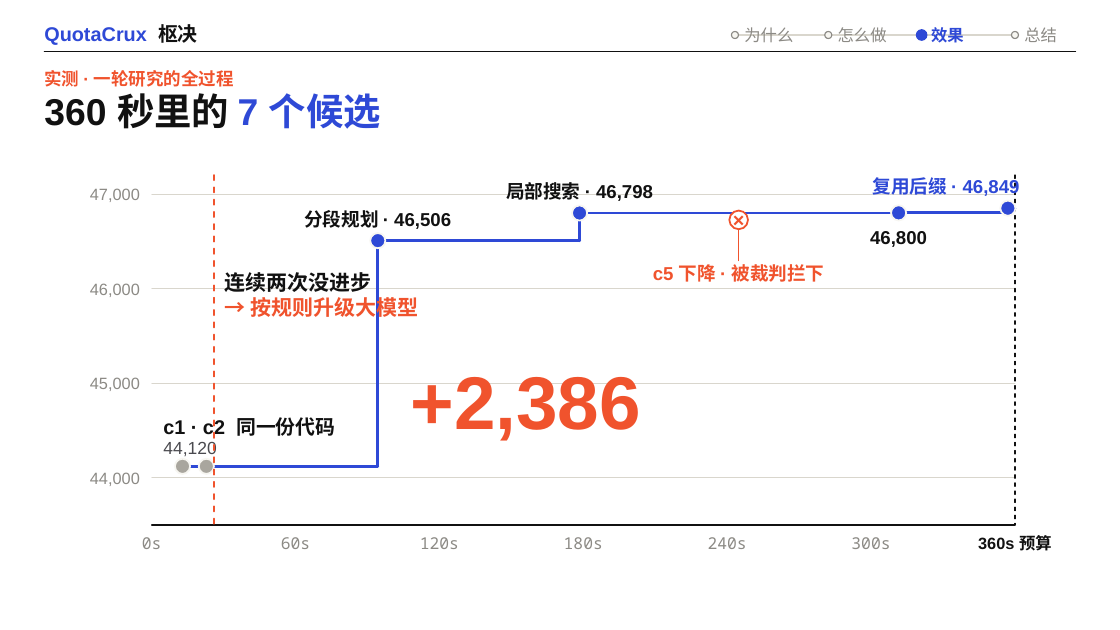
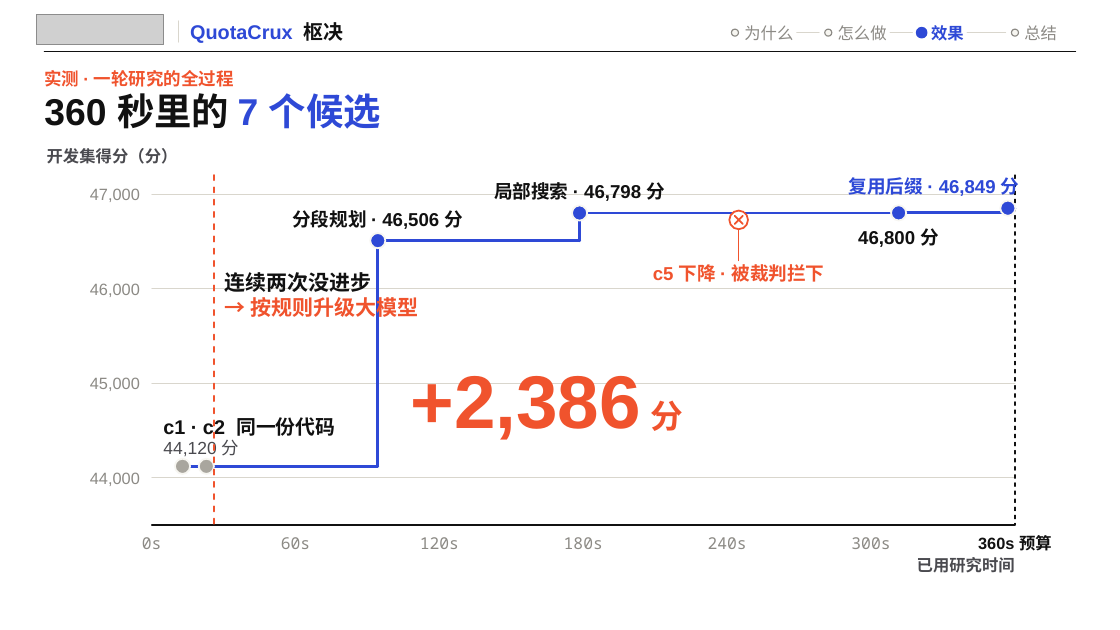
Before and after one commit to bohack-2026-hw/QuotaCrux, a slide deck: slide 14 of docs/presentation/QuotaCrux.pptx. Drawn at 1120x630 pixels with LibreOffice and Linux fonts; fonts in the diff are those of the drawing; grey boxes stand for pictures; background and template pictures are left out. Boxes give left, top, right and bottom in pixels: in the first picture for what was removed or moved away, otherwise in the second. Text is boxed around its words. In the diff, an @@ line names an element or a change of style, - is before the commit and + after.

Commit message:
deck: BoHack intro on the cover and lockup top-left on every slide; centred card text, units on every number, nav gaps, centred cross, no wraps

```diff
--- a/docs/presentation/QuotaCrux.pptx
+++ b/docs/presentation/QuotaCrux.pptx
@@ picture added at (x1=37, y1=14, x2=164, y2=45) @@
@@ line added from (178, 21) to (178, 42), #D9D6CD 1 pt @@
@@ text "QuotaCrux 枢决" moved from (x1=44, y1=24, x2=198, y2=45) to (x1=190, y1=22, x2=344, y2=43) @@
@@ line added from (797, 33) to (819, 33), #D9D6CD 1 pt @@
@@ line moved from (735, 35) - (1015, 35) to (891, 33) - (912, 33) @@
@@ line added from (967, 33) to (1006, 33), #D9D6CD 1 pt @@
@@ text added at (x1=47, y1=148, x2=178, y2=164), 14 pt, text #4A4A4F, bold @@
+开发集得分（分）
@@ text at (x1=494, y1=179, x2=665, y2=204): text changed @@
-局部搜索 · 46,798
+局部搜索 · 46,798 分
@@ text at (x1=849, y1=174, x2=1020, y2=196): text changed @@
-复用后缀 · 46,849
+复用后缀 · 46,849 分
@@ text at (x1=292, y1=210, x2=464, y2=229): text changed @@
-分段规划 · 46,506
+分段规划 · 46,506 分
@@ text at (x1=858, y1=228, x2=939, y2=247): text changed @@
-46,800
+46,800 分
@@ text "+2,386 分" at (x1=411, y1=376, x2=683, y2=440): vertical alignment top to middle @@
@@ text at (x1=411, y1=376, x2=683, y2=440): text changed @@
-+2,386
++2,386 分
@@ text at (x1=163, y1=440, x2=239, y2=459): text changed @@
-44,120
+44,120 分
@@ text added at (x1=917, y1=557, x2=1015, y2=573), 14 pt, text #4A4A4F, bold @@
+已用研究时间
```
Also in this commit, not shown: 21 other slides changed, 6 other files.
